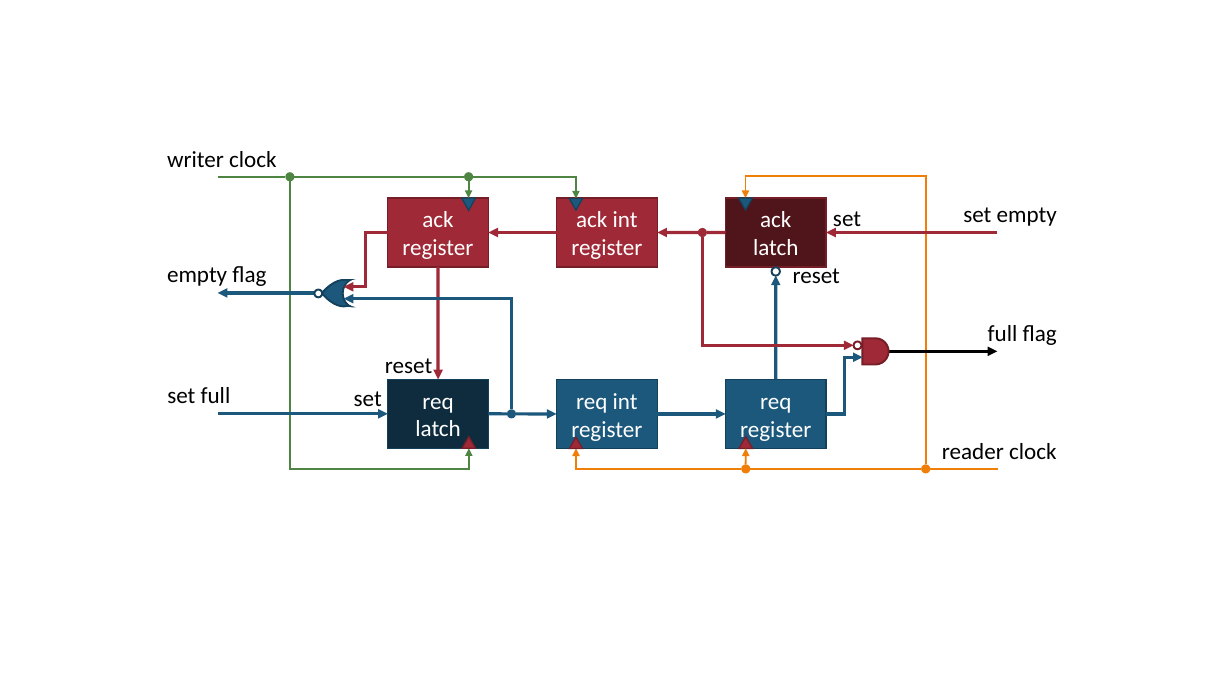
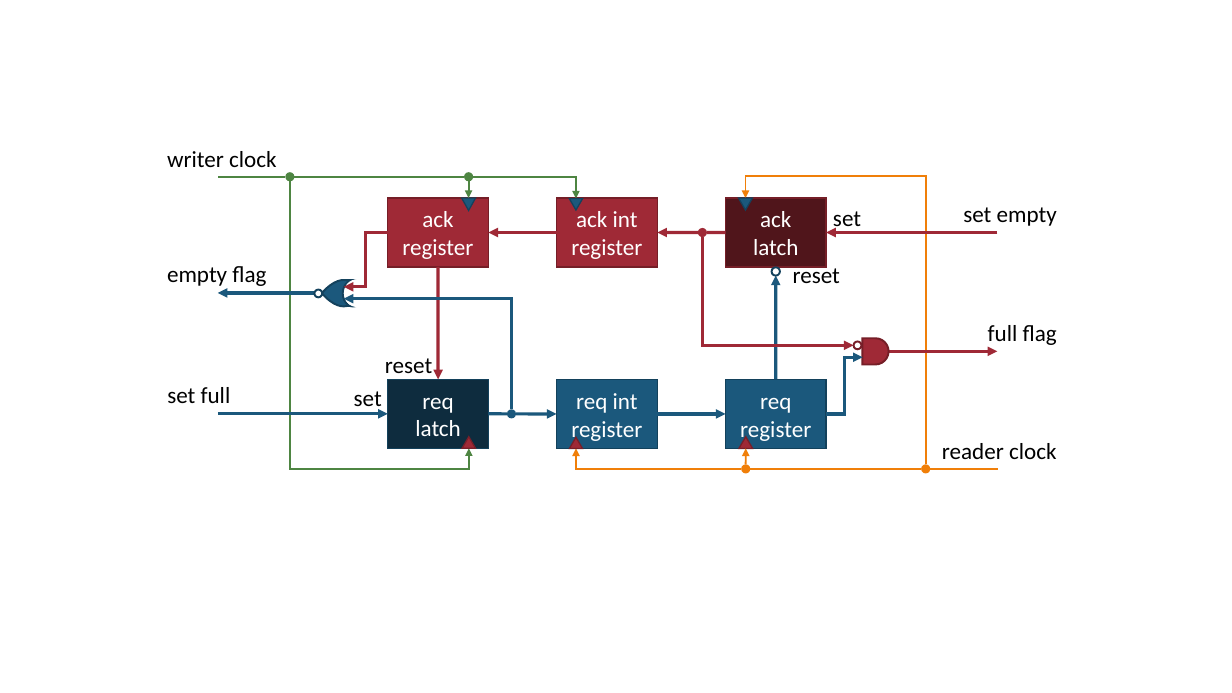
Before and after one commit to snaphat/phd_aaron_landwehr, a slide deck: slide 1 of fig/full_empty_circuit.pptx. Drawn at 1232x693 pixels with LibreOffice and Linux fonts; fonts in the diff are those of the drawing. Boxes give left, top, right and bottom in pixels: in the first picture for what was removed or moved away, otherwise in the second. Text is boxed around its words. In the diff, an @@ line names an element or a change of style, - is before the commit and + after.

```diff
--- a/fig/full_empty_circuit.pptx
+++ b/fig/full_empty_circuit.pptx
@@ arrow (997, 351) - (889, 351): stroke #000000 2.5 pt to #9F2936 2.5 pt @@
```
Also in this commit, not shown: 1 other file.
